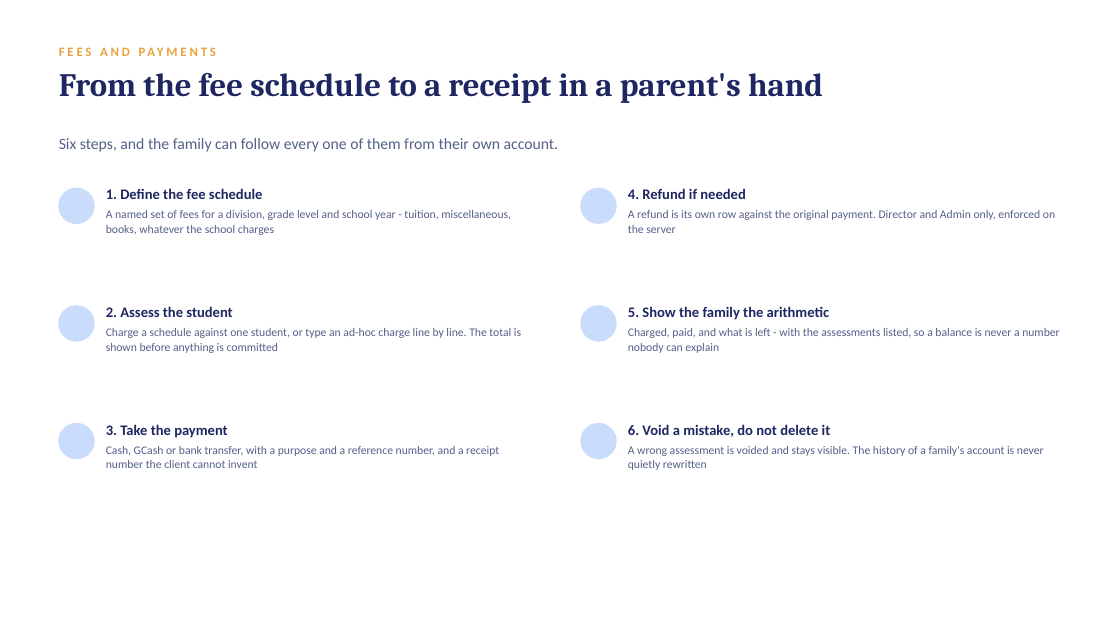
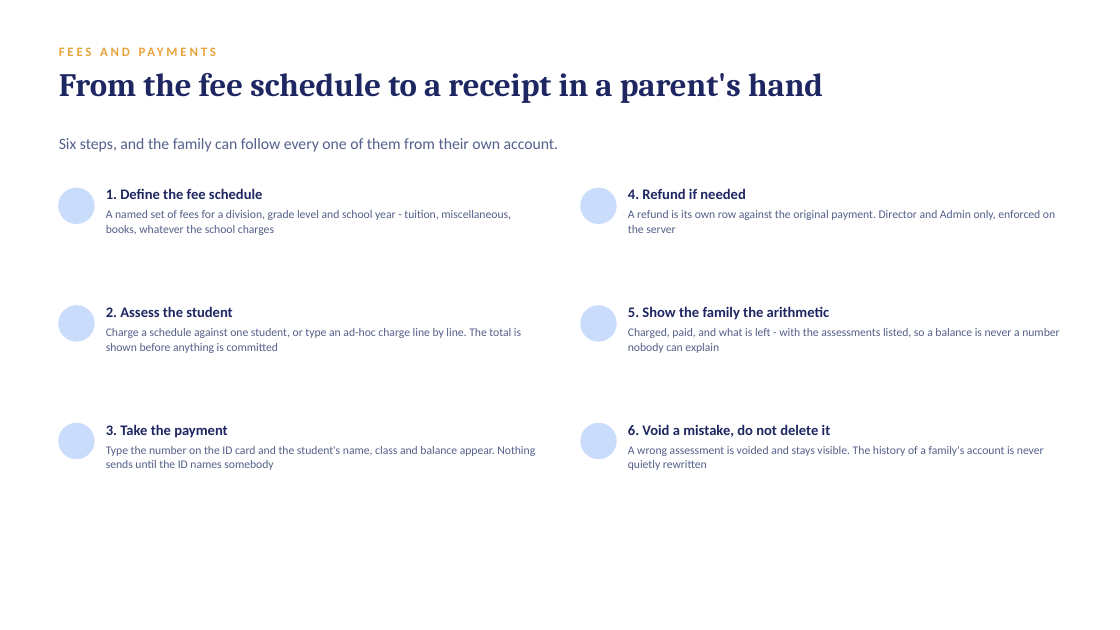
Before and after one commit to jcem0615-rgb/School-saas, a slide deck: slide 16 of marketing/LogicClass-Demo.pptx. Drawn at 1120x630 pixels with LibreOffice and Linux fonts; fonts in the diff are those of the drawing; background and template pictures are left out. Boxes give left, top, right and bottom in pixels: in the first picture for what was removed or moved away, otherwise in the second. Text is boxed around its words. In the diff, an @@ line names an element or a change of style, - is before the commit and + after.

```diff
--- a/marketing/LogicClass-Demo.pptx
+++ b/marketing/LogicClass-Demo.pptx
@@ text at (106,446,535,470): text changed @@
-Cash, GCash or bank transfer, with a purpose and a reference number, and a receipt number the client cannot invent
+Type the number on the ID card and the student's name, class and balance appear. Nothing sends until the ID names somebody
```
Also in this commit, not shown: 4 other slides changed, 6 other files.
